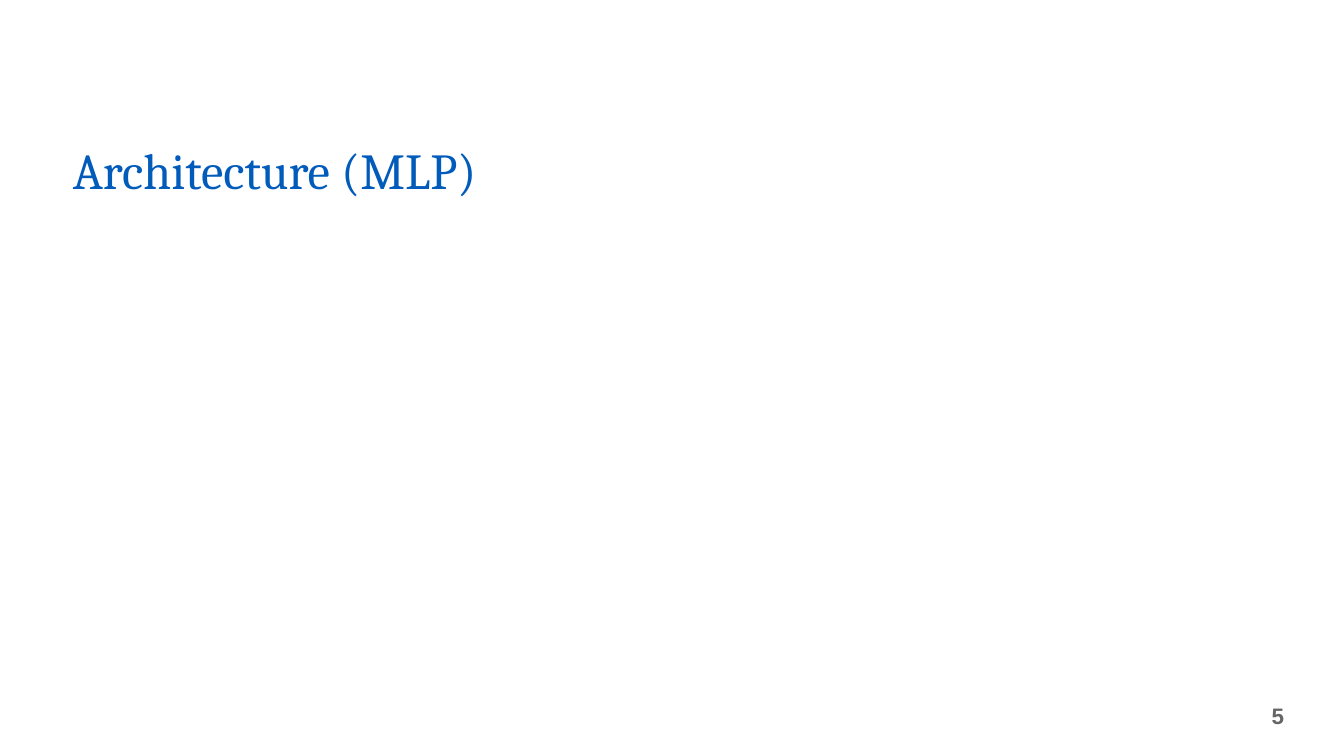
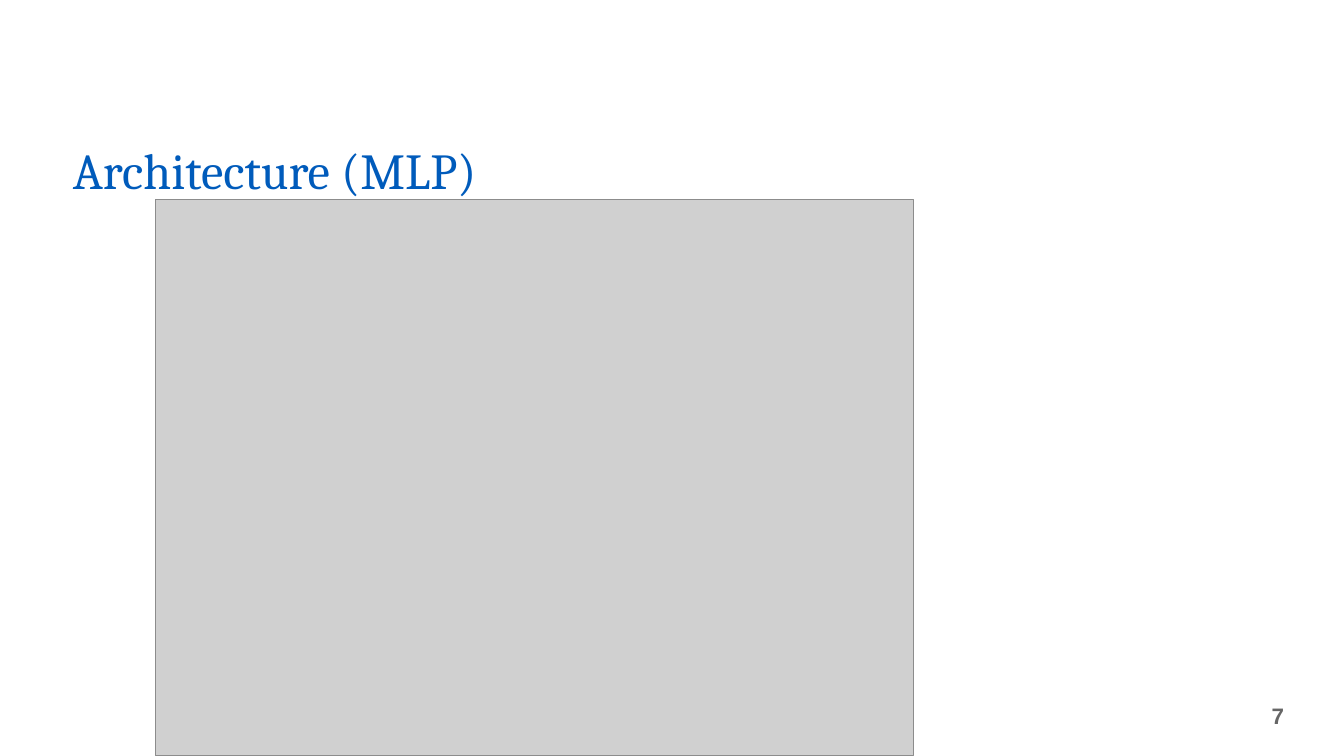
Before and after one commit to braininahat/deep-learning-cse676, a slide deck: slide 7 of Urban Sound Classification.pptx (slide 5 before the commit). Drawn at 1344x756 pixels with LibreOffice and Linux fonts; fonts in the diff are those of the drawing; grey boxes stand for pictures; background and template pictures are left out. Boxes give left, top, right and bottom in pixels: in the first picture for what was removed or moved away, otherwise in the second. Text is boxed around its words. In the diff, an @@ line names an element or a change of style, - is before the commit and + after.

```diff
--- a/Urban Sound Classification.pptx
+++ b/Urban Sound Classification.pptx
@@ picture added at (x1=155, y1=200, x2=913, y2=756) @@
@@ page number at (x1=1272, y1=708, x2=1284, y2=724): text changed @@
-5
+7
```
Also in this commit, not shown: 4 other slides changed.
